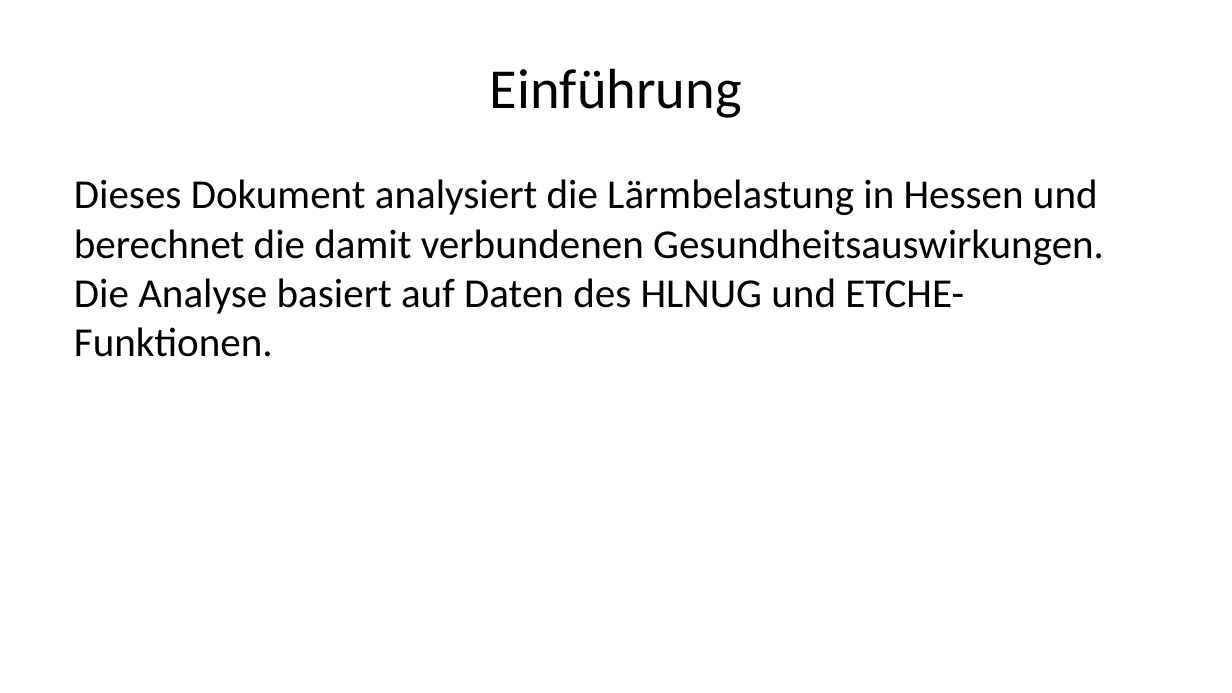
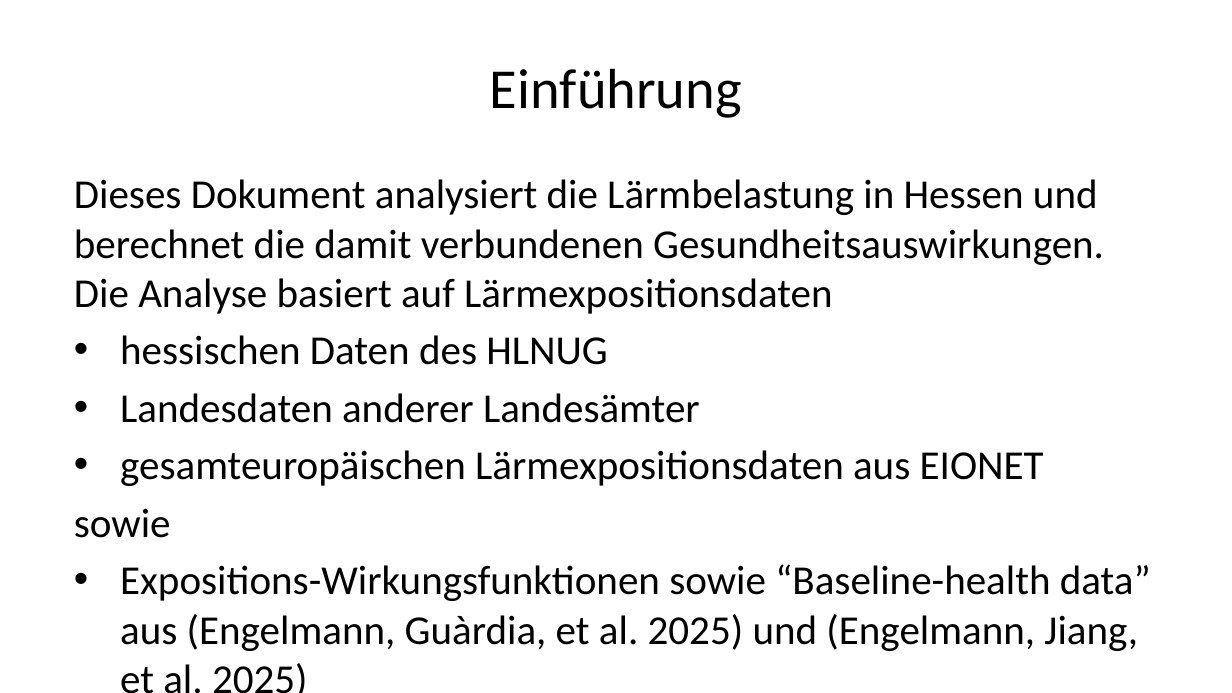
Before and after one commit to Ma-Loma/END2DALY, a slide deck: slide 2 of 03_burden_calculations.pptx. Drawn at 1232x693 pixels with LibreOffice and Linux fonts; fonts in the diff are those of the drawing. Boxes give left, top, right and bottom in pixels: in the first picture for what was removed or moved away, otherwise in the second. Text is boxed around its words. In the diff, an @@ line names an element or a change of style, - is before the commit and + after.

```diff
--- a/03_burden_calculations.pptx
+++ b/03_burden_calculations.pptx
@@ text at (x1=74, y1=179, x2=1151, y2=651): text changed @@
-Dieses Dokument analysiert die Lärmbelastung in Hessen und berechnet die damit verbundenen Gesundheitsauswirkungen. Die Analyse basiert auf Daten des HLNUG und ETCHE-Funktionen.
+Dieses Dokument analysiert die Lärmbelastung in Hessen und berechnet die damit verbundenen Gesundheitsauswirkungen. Die Analyse basiert auf Lärmexpositionsdaten
+• hessischen Daten des HLNUG
+• Landesdaten anderer Landesämter
+• gesamteuropäischen Lärmexpositionsdaten aus EIONET
+sowie
+• Expositions-Wirkungsfunktionen sowie “Baseline-health data” aus (Engelmann, Guàrdia, et al. 2025) und (Engelmann, Jiang, et al. 2025)
```
Also in this commit, not shown: 3 other slides changed, 2 slides added, 1 slide removed, 5 other files.
